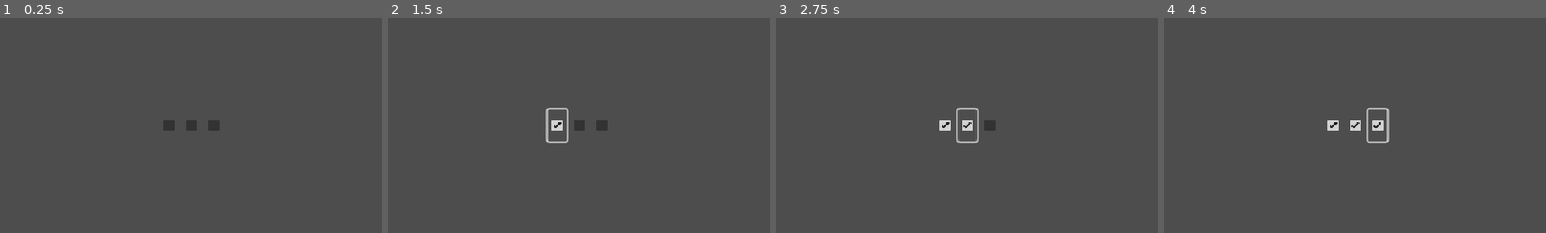
Above: before the commit, frames 1-4 (left to right).
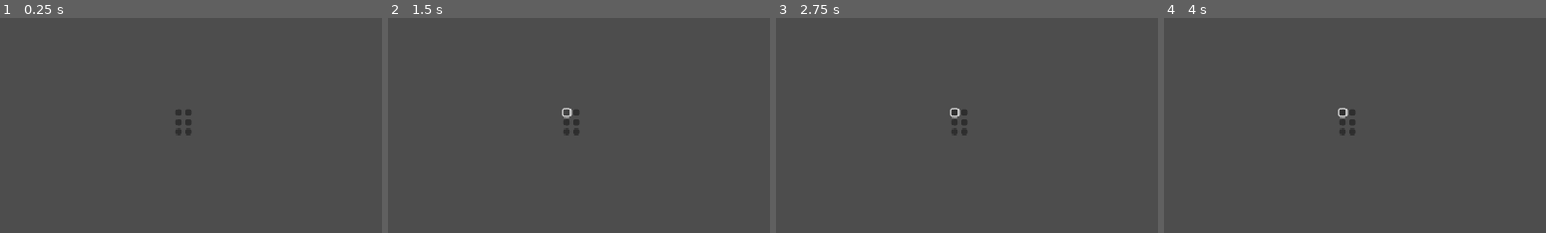
Above: after the commit, the same moments.

Repository: Draccore/spaceshooter
Game: Godot game, scene res://Scenes/saves.tscn
The game is run twice, just before and just after one commit, with the same random seed, the same clock (stepped at 60 frames per second) and the same inputs. This scene is started directly instead of the project's main scene.
Inputs (mouse positions are % of the whole screen's width and height, from its top left):
- Up to frame 1 (0.25 s): no input
- Up to frame 2 (1.5 s): click (47, 50) at 0.52 s; click (48, 47) at 1.27 s
- Up to frame 3 (2.75 s): click (50, 50) at 2.02 s
- Up to frame 4 (4 s): click (53, 50) at 2.77 s; tap Enter (ui_accept) at 3.5, 3.77 s; move the mouse to (72, 45) at 3.52 s; press the mouse at (72, 45) at 3.53 s; hold D (Right) from 3.53 s (still down)
The pictures show only the part of the screen within x 25-75%, y 25-75%; the shares and areas given below are measured in that part.

The runs differ from the first frame. In frame 1, 0.5% of the frame differs, in the area x 42-58%, y 42-55%; in frame 2, 0.8%; in frame 3, 0.8%; in frame 4, 0.9%, in the area x 42-59%, y 41-59%.

Commit message:
save file system

Diff:
--- a/Scenes/saves.tscn
+++ b/Scenes/saves.tscn
@@ -8,25 +8,43 @@
 grow_horizontal = 2
 grow_vertical = 2
 
-[node name="HBoxContainer" type="HBoxContainer" parent="."]
+[node name="VBoxContainer" type="VBoxContainer" parent="."]
 layout_mode = 1
 anchors_preset = 8
 anchor_left = 0.5
 anchor_top = 0.5
 anchor_right = 0.5
 anchor_bottom = 0.5
-offset_left = -40.0
+offset_left = -20.0
 offset_top = -20.0
-offset_right = 40.0
+offset_right = 20.0
 offset_bottom = 20.0
 grow_horizontal = 2
 grow_vertical = 2
 
-[node name="CheckBox" type="CheckBox" parent="HBoxContainer"]
+[node name="Slot 1" type="HBoxContainer" parent="VBoxContainer"]
 layout_mode = 2
 
-[node name="CheckBox2" type="CheckBox" parent="HBoxContainer"]
+[node name="Button" type="Button" parent="VBoxContainer/Slot 1"]
 layout_mode = 2
 
-[node name="CheckBox3" type="CheckBox" parent="HBoxContainer"]
+[node name="Delete Button" type="Button" parent="VBoxContainer/Slot 1"]
 layout_mode = 2
+
+[node name="Slot 2" type="HBoxContainer" parent="VBoxContainer"]
+layout_mode = 2
+
+[node name="Button" type="Button" parent="VBoxContainer/Slot 2"]
+layout_mode = 2
+
+[node name="Delete Button" type="Button" parent="VBoxContainer/Slot 2"]
+layout_mode = 2
+
+[node name="Slot 3" type="HBoxContainer" parent="VBoxContainer"]
+layout_mode = 2
+
+[node name="Button" type="Button" parent="VBoxContainer/Slot 3"]
+layout_mode = 2
+
+[node name="Delete Button" type="Button" parent="VBoxContainer/Slot 3"]
+layout_mode = 2
--- a/Scripts/SaveManager.gd
+++ b/Scripts/SaveManager.gd
@@ -1,28 +1,39 @@
 extends Node
 
 const SAVE_DIR := "user://saves/"
-const SAVE_FILE_NAME := "save.json"
+const SAVE_FILE_PREFIX := "save_slot_"
+const SAVE_FILE_SUFFIX := ".json"
 const SECURITY_KEY := "AJSFGIO900921AFSKIFaks01234912kASD0kfkasdl2123"
+const NUM_SLOTS := 3
 
+var current_slot := 1 # default to slot 1
+var current_display_name := "Save Slot 1"
 var player_data := PlayerData.new()
 
 func _ready():
 	DirAccess.make_dir_absolute(SAVE_DIR)
-	load_data()
 
-func save_data():
+func get_save_path(slot: int) -> String:
+	return SAVE_DIR + SAVE_FILE_PREFIX + str(slot) + SAVE_FILE_SUFFIX
+
+func save_data(display_name: String = ""):
+	if display_name != "":
+		current_display_name = display_name
+
+	# Gather player data
 	player_data.speed_upgrade = PlayerStats.upgrades.get("speed", 0)
 	player_data.health_upgrade = PlayerStats.upgrades.get("max_hp", 0)
 	player_data.friction_upgrade = PlayerStats.upgrades.get("friction", 0)
 	player_data.accel_upgrade = PlayerStats.upgrades.get("accel", 0)
 
-	var path = SAVE_DIR + SAVE_FILE_NAME
+	var path = get_save_path(current_slot)
 	var file = FileAccess.open_encrypted_with_pass(path, FileAccess.WRITE, SECURITY_KEY)
 	if file == null:
 		printerr("SaveManager: Could not open save file for writing: %s" % FileAccess.get_open_error())
 		return
 
 	var data = {
+		"display_name": current_display_name,
 		"player_data": {
 			"speed_upgrade": player_data.speed_upgrade,
 			"health_upgrade": player_data.health_upgrade,
@@ -33,10 +44,12 @@
 	var json_string = JSON.stringify(data, "\t")
 	file.store_string(json_string)
 	file.close()
-	print("SaveManager: Game saved.")
+	print("SaveManager: Game saved to slot %d with name '%s'." % [current_slot, current_display_name])
 
-func load_data():
-	var path = SAVE_DIR + SAVE_FILE_NAME
+func load_data(slot: int = -1):
+	if slot > 0:
+		current_slot = slot
+	var path = get_save_path(current_slot)
 	if FileAccess.file_exists(path):
 		var file = FileAccess.open_encrypted_with_pass(path, FileAccess.READ, SECURITY_KEY)
 		if file == null:
@@ -45,12 +58,12 @@
 
 		var content = file.get_as_text()
 		file.close()
-
 		var data = JSON.parse_string(content)
 		if data == null:
 			printerr("SaveManager: Cannot parse save file as JSON: %s" % content)
 			return
 
+		current_display_name = data.get("display_name", "Save Slot %d" % current_slot)
 		var pd = data.player_data
 		player_data.speed_upgrade = pd.speed_upgrade
 		player_data.health_upgrade = pd.health_upgrade
@@ -62,11 +75,14 @@
 		PlayerStats.upgrades["friction"] = player_data.friction_upgrade
 		PlayerStats.upgrades["accel"] = player_data.accel_upgrade
 
-		print("SaveManager: Game loaded.")
+		print("SaveManager: Game loaded from slot %d ('%s')." % [current_slot, current_display_name])
 	else:
 		printerr("SaveManager: No save file found at %s" % path)
+		current_display_name = "Save Slot %d" % current_slot
 
-func reset_save():
+func reset_save(slot: int = -1):
+	if slot > 0:
+		current_slot = slot
 	player_data.speed_upgrade = 0
 	player_data.health_upgrade = 0
 	player_data.friction_upgrade = 0
@@ -78,4 +94,30 @@
 	PlayerStats.upgrades["accel"] = 0
 
 	save_data()
-	print("SaveManager: Save reset.")
+	print("SaveManager: Save reset for slot %d." % current_slot)
+
+func get_all_slot_display_names() -> Array:
+	var names = []
+	for i in range(1, NUM_SLOTS + 1):
+		var path = get_save_path(i)
+		if FileAccess.file_exists(path):
+			var file = FileAccess.open_encrypted_with_pass(path, FileAccess.READ, SECURITY_KEY)
+			if file:
+				var content = file.get_as_text()
+				file.close()
+				var data = JSON.parse_string(content)
+				var display_name = data.get("display_name", "Save Slot %d" % i)
+				names.append(display_name)
+			else:
+				names.append("Save Slot %d" % i)
+		else:
+			names.append("EMPTY")
+	return names
+
+# Optionally, set slot and display name externally
+func set_current_slot(slot: int):
+	current_slot = clamp(slot, 1, NUM_SLOTS)
+	load_data(current_slot)
+
+func set_current_display_name(name: String):
+	current_display_name = name
